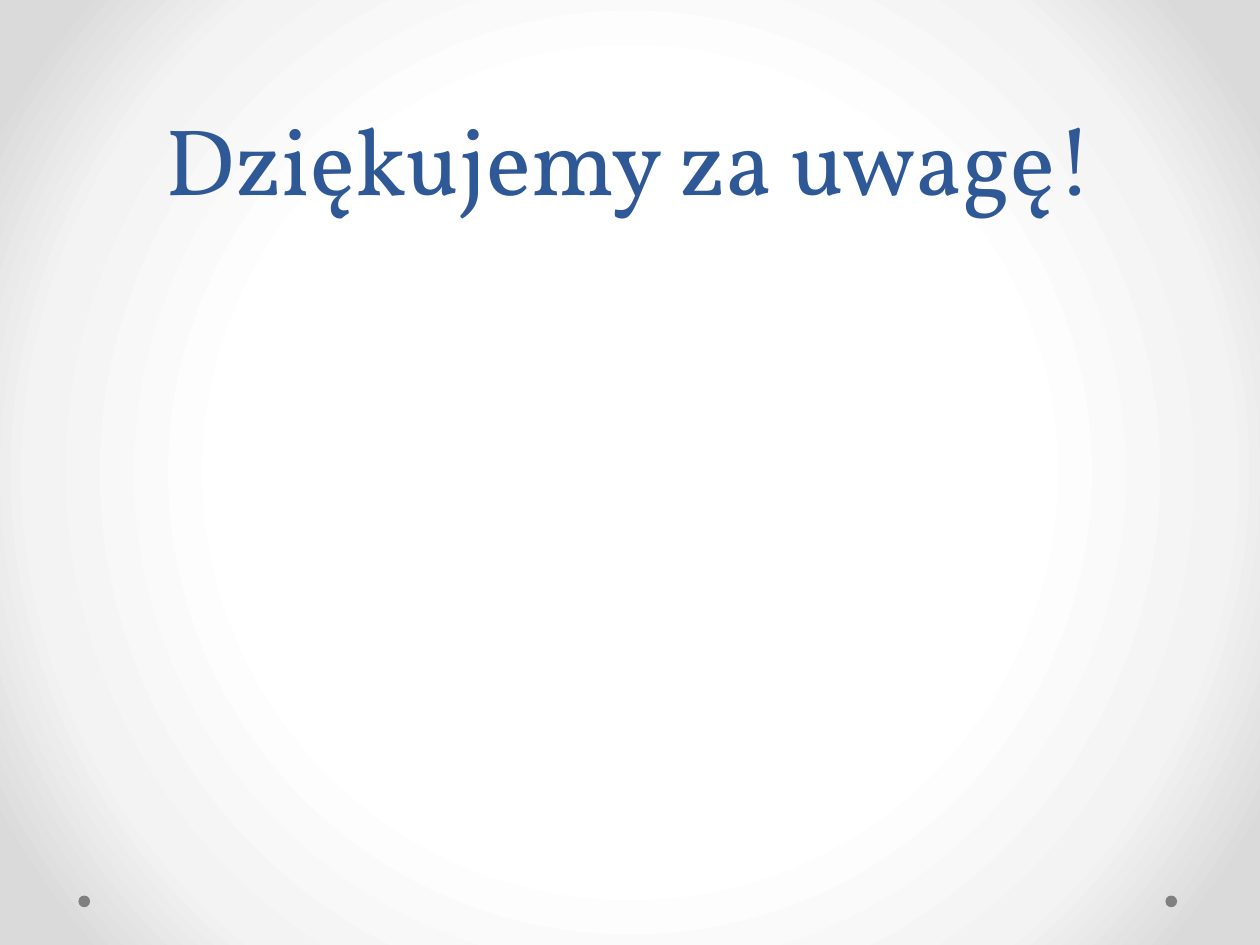
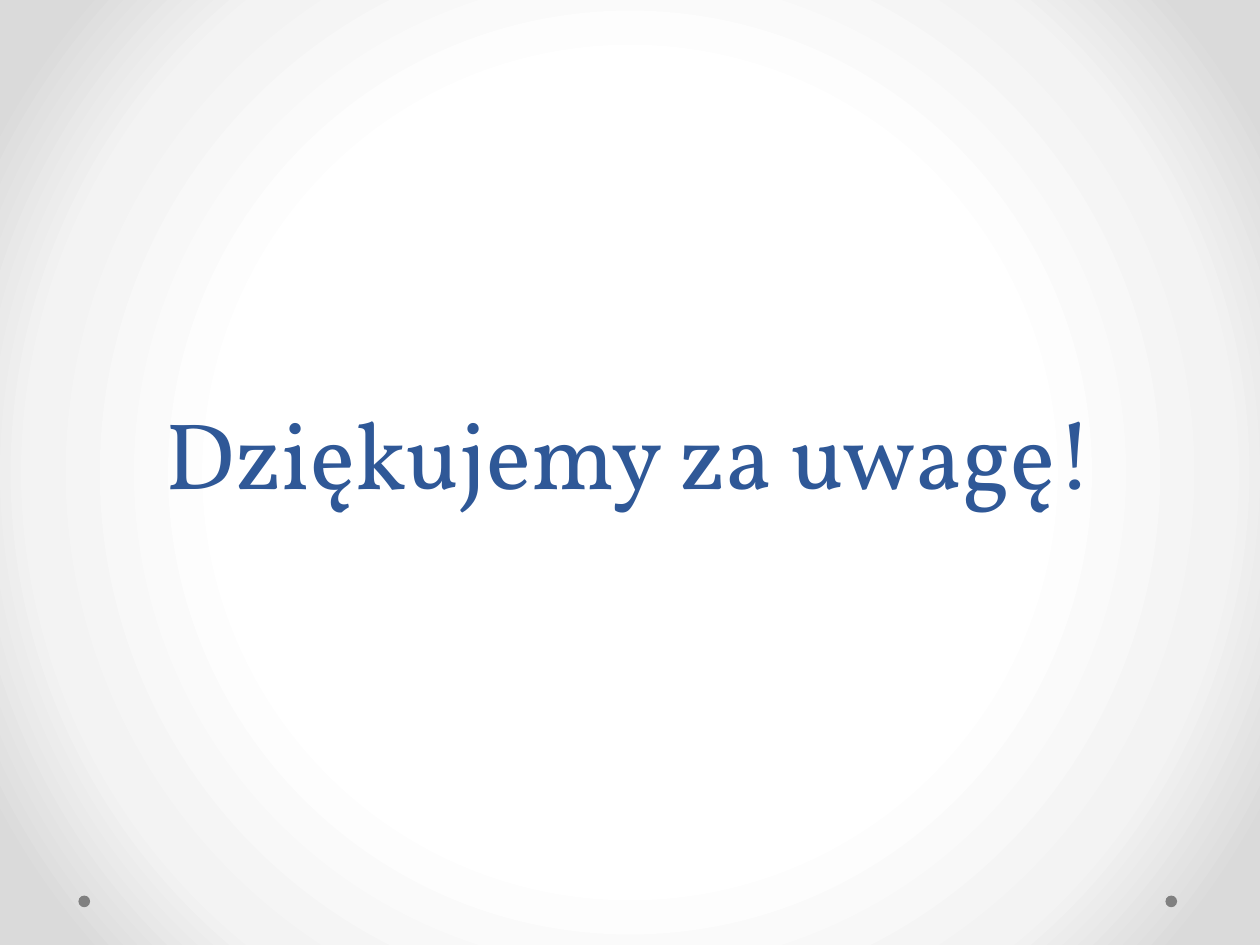
Before and after one commit to kajto/erlang-project, a slide deck: slide 22 of RabbitMQ.pptx (slide 23 before the commit). Drawn at 1260x945 pixels with LibreOffice and Linux fonts; fonts in the diff are those of the drawing. Boxes give left, top, right and bottom in pixels: in the first picture for what was removed or moved away, otherwise in the second. Text is boxed around its words. In the diff, an @@ line names an element or a change of style, - is before the commit and + after.

```diff
--- a/RabbitMQ.pptx
+++ b/RabbitMQ.pptx
@@ title "Dziękujemy za uwagę!": place and size @@
-title "Dziękujemy za uwagę!" at (166, 127, 1095, 219)
+title "Dziękujemy za uwagę!" at (166, 421, 1095, 513)
```
Also in this commit, not shown: 4 other slides changed, 3 slides added, 4 slides removed.
